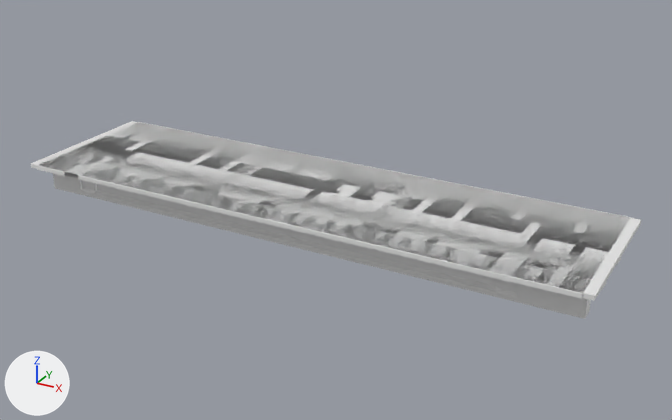
A saved change to the OBJ model IFC/PSC/Mumbai/Sup_Str/M_30_2L_NF_P/model.obj.
Before and after are seen from a 50 mm camera at (37.3, -34.8, 18.2) aimed at (16.1, 3.7, -1.0). Arrows for +X, +Y and +Z are at lower left; the lights stay in place. The first picture is the older version. Where no turn or scale is listed for an object, it has been applied to the vertices. Vertices at exactly the same position are counted once.

Names of what the first picture shows: 'model'.
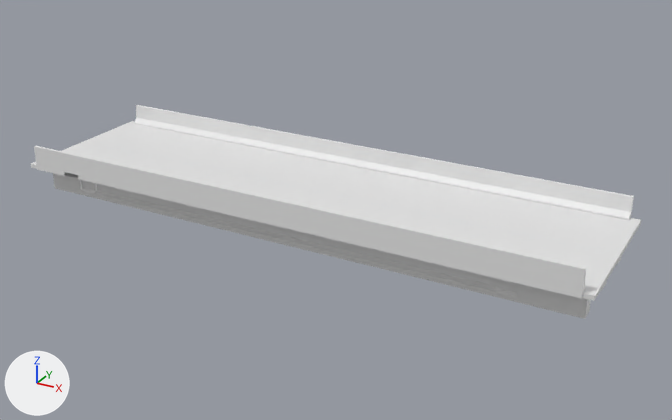
The edits, one by one:
me_model is used by ob_model.
me_model had 4566 vertices, 13413 faces and spanned x -0.5..30.5, y -0.9..7.7, z -1.7..0.0.
me_model now has 4594 vertices, 13457 faces and spans x -0.5..30.5, y -0.9..7.7, z -1.7..1.1.
Part 1, on me_model:
16 vertices are added at x 0.0..30.0, y -0.9..7.7, z 0.0..1.1.
12 new vertices lie (30.0, 0.0, 0.0) away from vertices in x 0.0, y -0.8..7.5, z 0.0..1.1.
44 new faces join them.

Pixel boxes (x1, y1, x2, y2) of what changed, in the pictures (672 x 420 px):
'model', reshaped (8% taller): before (31, 121, 641, 319); after (31, 105, 641, 319)
part 1 of me_model, added: after (34, 105, 634, 293)
